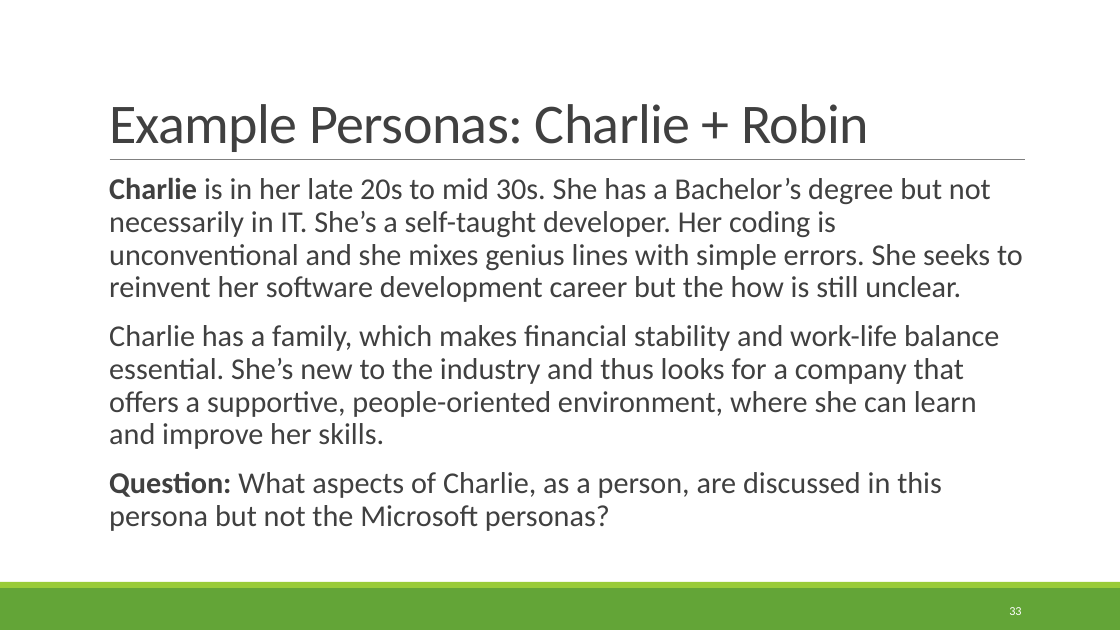
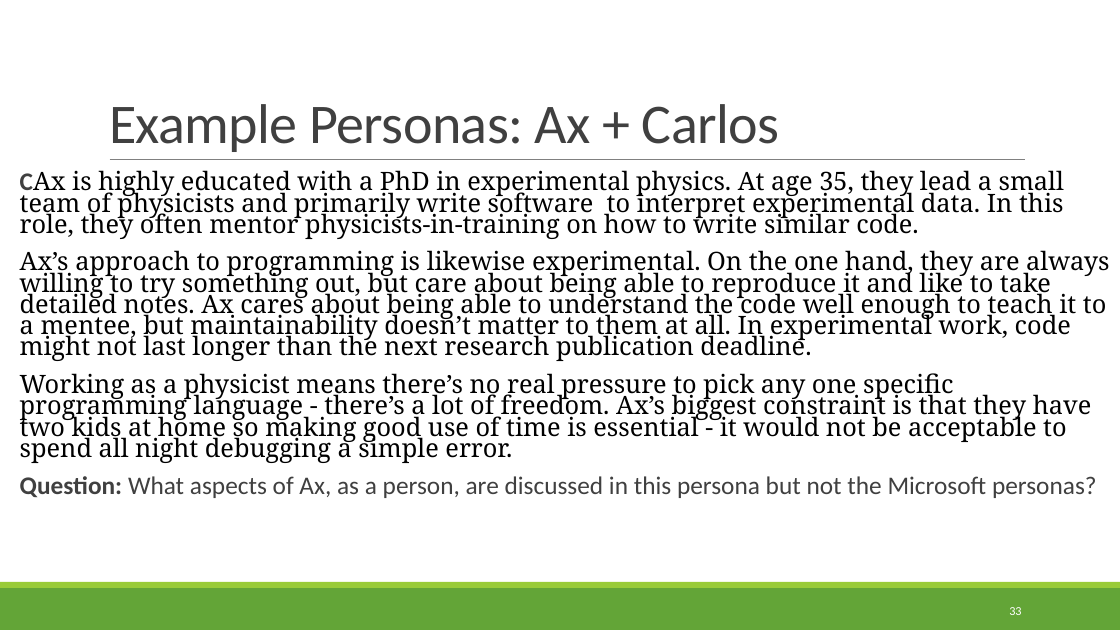
Before and after one commit to rbohrer/pl-course, a slide deck: slide 33 of LectureSlides/08Design1.pptx. Drawn at 1120x630 pixels with LibreOffice and Linux fonts; fonts in the diff are those of the drawing. Boxes give left, top, right and bottom in pixels: in the first picture for what was removed or moved away, otherwise in the second. Text is boxed around its words. In the diff, an @@ line names an element or a change of style, - is before the commit and + after.

```diff
--- a/LectureSlides/08Design1.pptx
+++ b/LectureSlides/08Design1.pptx
@@ title at (x1=109, y1=104, x2=780, y2=152): text changed @@
-Example Personas: Charlie + Robin
+Example Personas: Ax + Carlos
@@ text at (x1=20, y1=170, x2=1109, y2=498): text changed; size 25.9 to 21.7 pt; font Calibri to Noto Serif; text colour #404040 to #000000 @@
-  Charlie is in her late 20s to mid 30s. She has a Bachelor’s degree but not necessarily in IT. She’s a self-taught developer. Her coding is unconventional and she mixes genius lines with simple errors. She seeks to reinvent her software development career but the how is still unclear.
-  Charlie has a family, which makes financial stability and work-life balance essential. She’s new to the industry and thus looks for a company that offers a supportive, people-oriented environment, where she can learn and improve her skills.
-  Question: What aspects of Charlie, as a person, are discussed in this persona but not the Microsoft personas?
+  CAx is highly educated with a PhD in experimental physics. At age 35, they lead a small team of physicists and primarily write software to interpret experimental data. In this role, they often mentor physicists-in-training on how to write similar code.
+  Ax’s approach to programming is likewise experimental. On the one hand, they are always willing to try something out, but care about being able to reproduce it and like to take detailed notes. Ax cares about being able to understand the code well enough to teach it to a mentee, but maintainability doesn’t matter to them at all. In experimental work, code might not last longer than the next research publication deadline.
+  Working as a physicist means there’s no real pressure to pick any one specific programming language - there’s a lot of freedom. Ax’s biggest constraint is that they have two kids at home so making good use of time is essential - it would not be acceptable to spend all night debugging a simple error.
+  Question: What aspects of Ax, as a person, are discussed in this persona but not the Microsoft personas?
```
Also in this commit, not shown: 1 other slide changed, 1 slide added, 2 slides removed.
